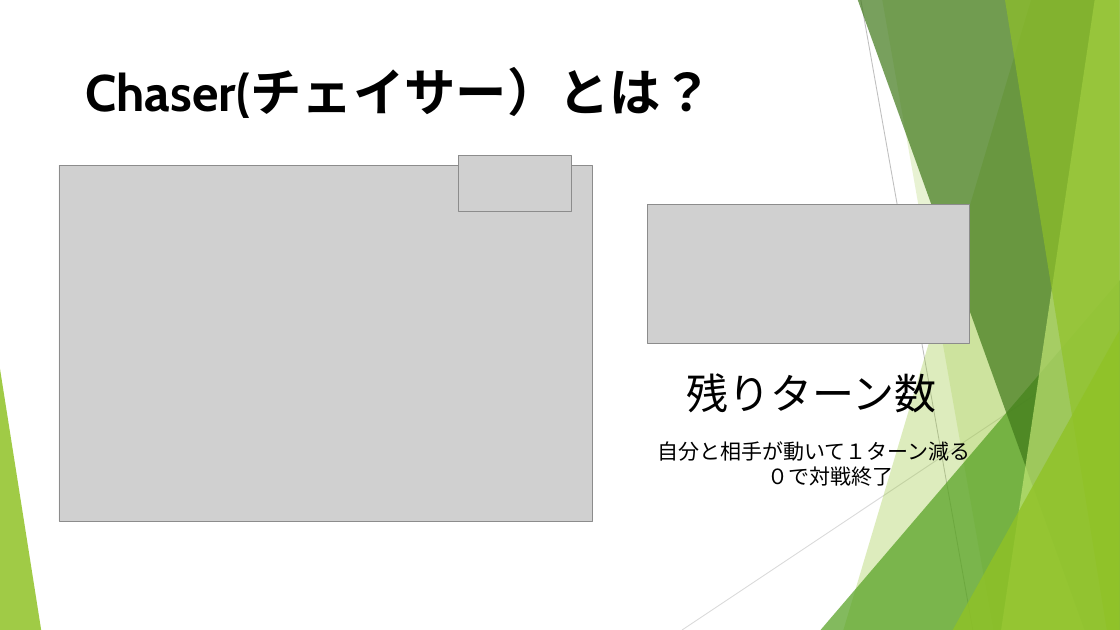
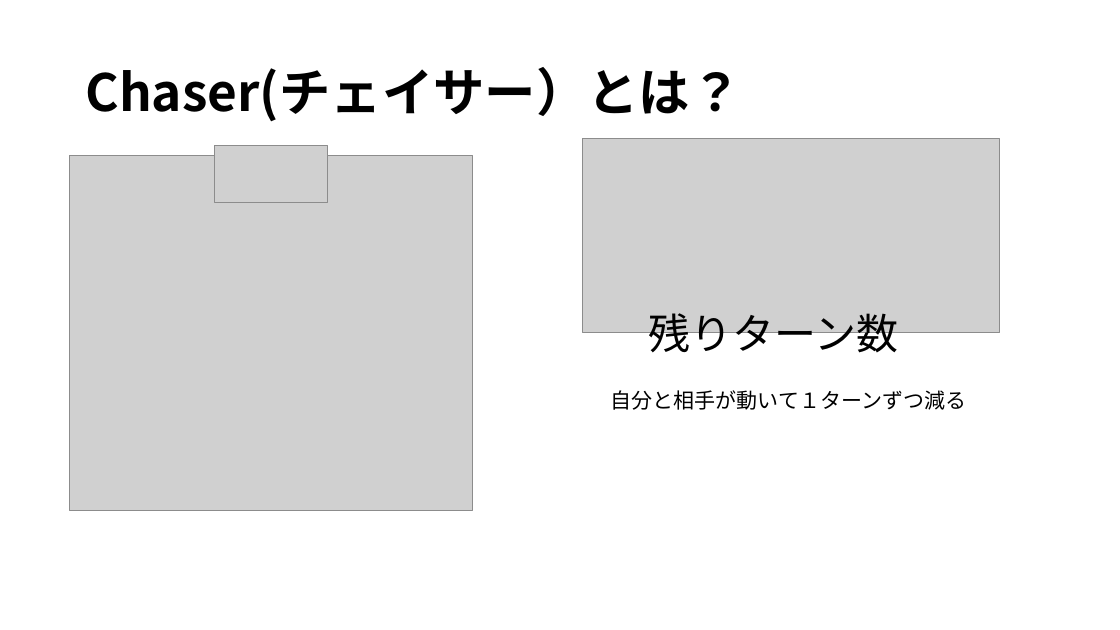
Before and after one commit to noko1024/ChaserDoc, a slide deck: slide 6 of New_U-16.pptx. Drawn at 1120x630 pixels with LibreOffice and Linux fonts; fonts in the diff are those of the drawing; grey boxes stand for pictures. Boxes give left, top, right and bottom in pixels: in the first picture for what was removed or moved away, otherwise in the second. Text is boxed around its words. In the diff, an @@ line names an element or a change of style, - is before the commit and + after.

```diff
--- a/New_U-16.pptx
+++ b/New_U-16.pptx
@@ text "Chaser(チェイサー）とは？" at <box>85,67,741,122</box>: font Cabin to Noto Sans CJK JP @@
@@ picture: place and size @@
-picture at <box>458,155,571,212</box>
+picture at <box>214,145,328,202</box>
@@ picture added at <box>583,139,1000,333</box> @@
@@ picture: place and size @@
-picture at <box>59,166,592,522</box>
+picture at <box>70,155,473,511</box>
@@ picture removed at <box>648,204,970,343</box> @@
@@ text "残りターン数" at <box>649,313,899,360</box>: font Cabin to Noto Sans CJK JP @@
@@ text "残りターン数": place and size @@
-text "残りターン数" at <box>687,367,937,420</box>
+text "残りターン数" at <box>649,313,899,360</box>
@@ group removed at <box>0,0,1120,630</box>: 5 freeform shapes, 3 triangles, 2 lines @@
@@ text at <box>611,390,966,410</box>: text changed; font Cabin to Noto Sans CJK JP @@
-自分と相手が動いて１ターン減る
-０で対戦終了
+自分と相手が動いて１ターンずつ減る
```
Also in this commit, not shown: 18 other slides changed, 1 slide added, 3 slides removed.
